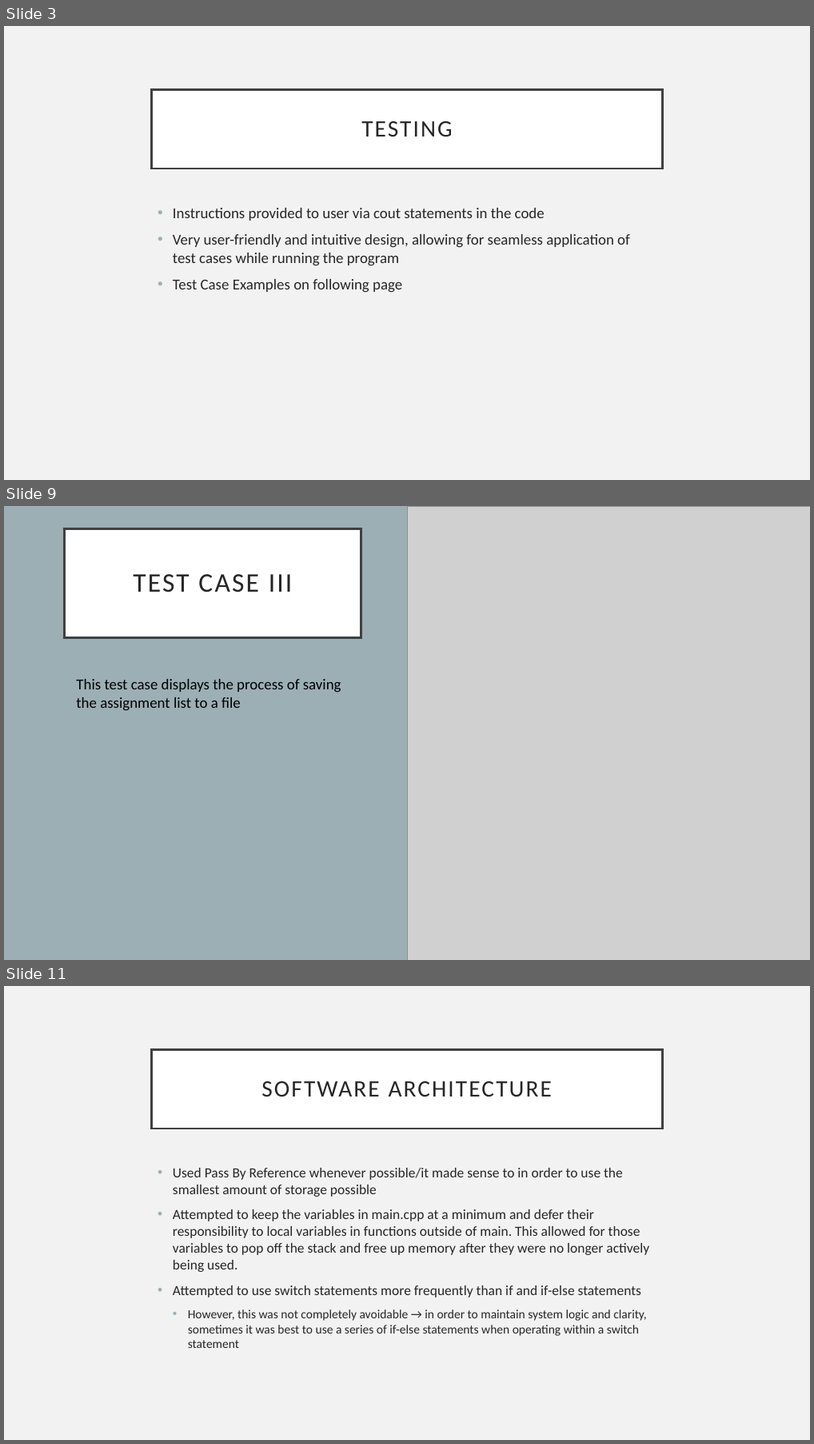
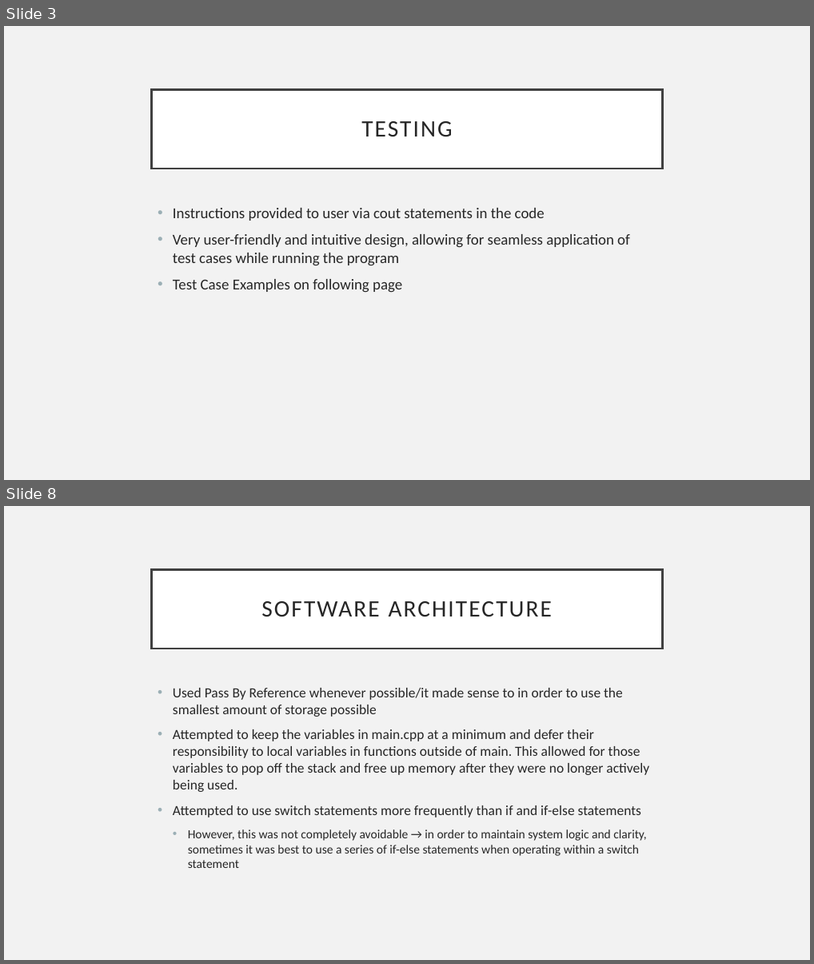
Before and after one commit to kylawilson/EC327FinalProject, a slide deck: doc/ProjectArchitecture.pptx. Shown one above the other, each under a label of ours: slides 3, 9 and 11 before the commit, slides 3 and 8 after it; the slides between them are not shown. The pictures are 814x1444 and 814x964 pixels, drawn with LibreOffice and Linux fonts; fonts in the diff are those of the drawing; grey boxes stand for pictures. Boxes give left, top, right and bottom in pixels: in the first picture for what was removed or moved away, otherwise in the second. Text is boxed around its words. In the diff, an @@ line names an element or a change of style, - is before the commit and + after.

```diff
--- a/doc/ProjectArchitecture.pptx
+++ b/doc/ProjectArchitecture.pptx
@@ slide 9 removed at [4,506,810,960], background #9BAFB5 @@
@@ title removed at [65,529,362,638] @@
-TEST CASE III
@@ picture removed at [407,506,810,960] @@
@@ text removed at [76,679,342,710] @@
-This test case displays the process of saving the assignment list to a file
@@ what was slide 11 is now slide 8 @@
```
Also in this commit, not shown: 4 slides added, 6 other slides removed.
